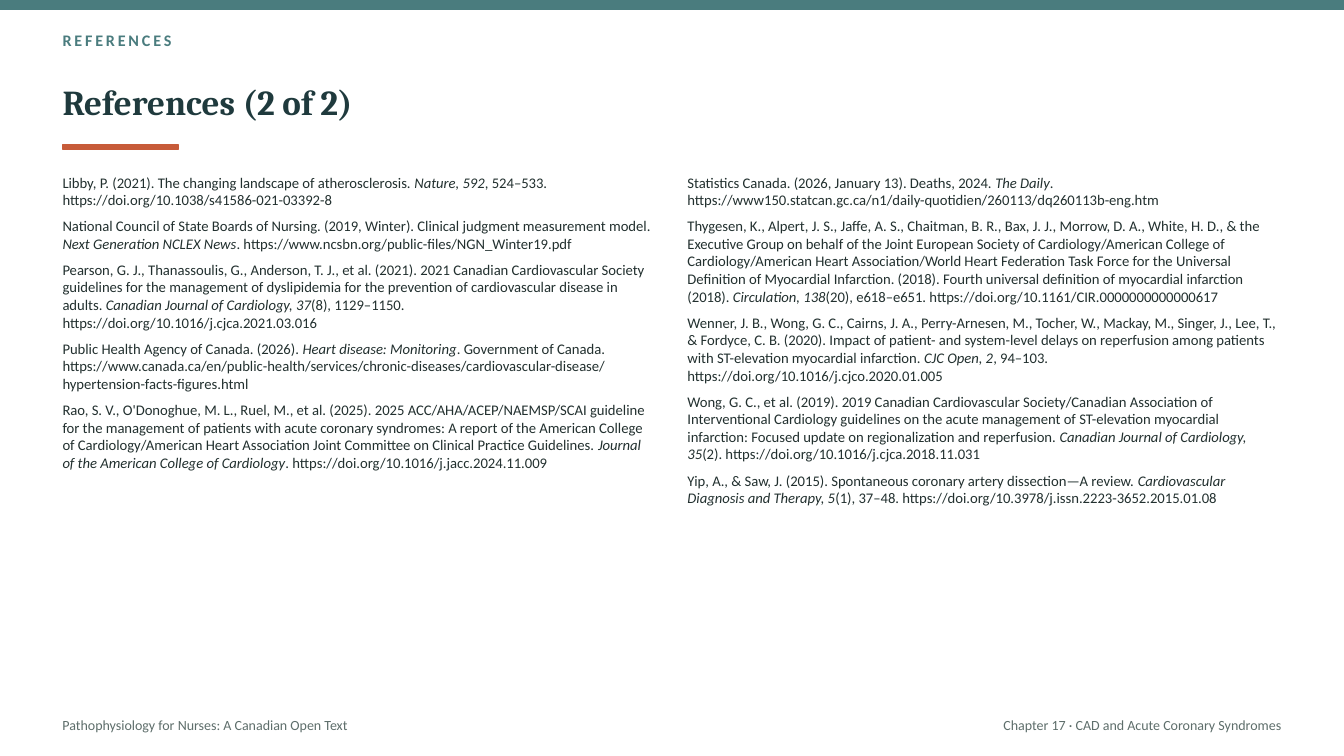
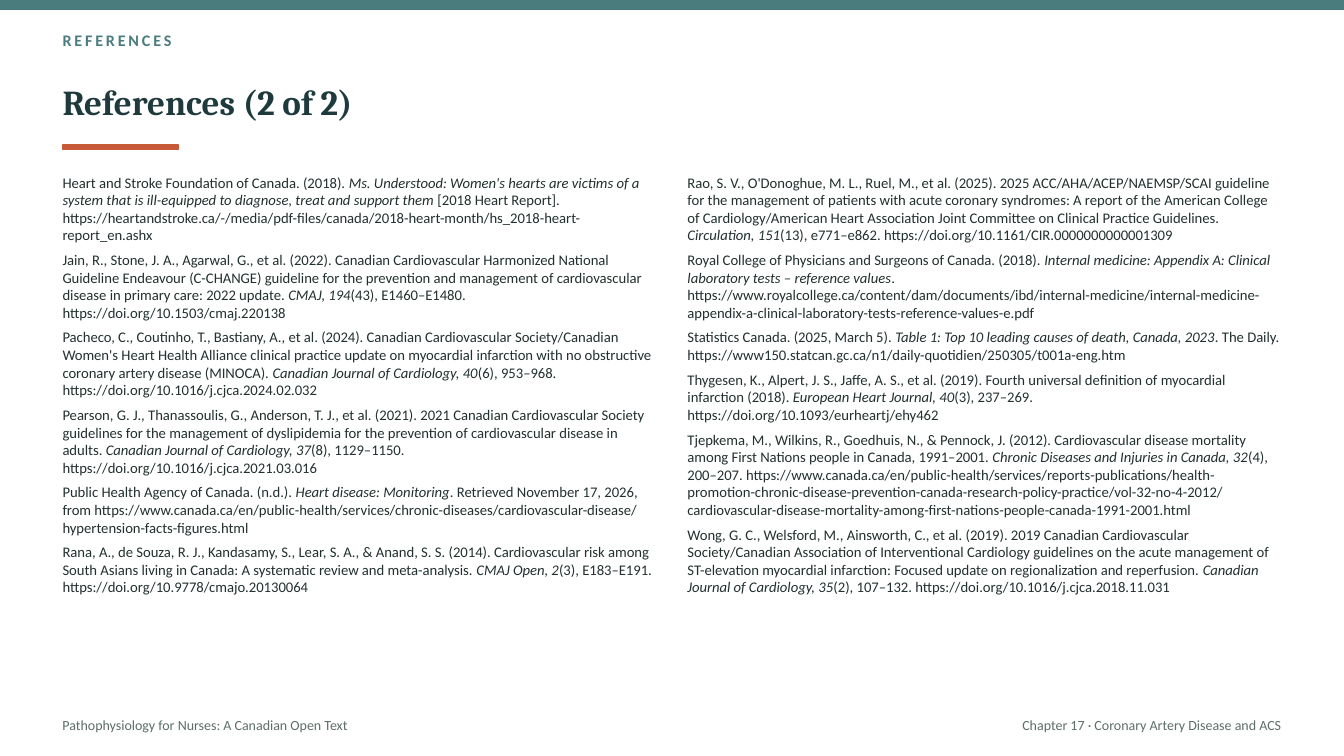
Before and after one commit to andrewleenl/opensourcenursing, a slide deck: slide 54 of Ch17_Coronary_Artery_Disease_and_Acute_Coronary_Syndromes_Lecture_Presentation.pptx (slide 66 before the commit). Drawn at 1344x756 pixels with LibreOffice and Linux fonts; fonts in the diff are those of the drawing. Boxes give left, top, right and bottom in pixels: in the first picture for what was removed or moved away, otherwise in the second. Text is boxed around its words. In the diff, an @@ line names an element or a change of style, - is before the commit and + after.

```diff
--- a/Ch17_Coronary_Artery_Disease_and_Acute_Coronary_Syndromes_Lecture_Presentation.pptx
+++ b/Ch17_Coronary_Artery_Disease_and_Acute_Coronary_Syndromes_Lecture_Presentation.pptx
@@ text at [63, 177, 652, 398]: text changed @@
-Libby, P. (2021). The changing landscape of atherosclerosis. Nature, 592, 524–533. https://doi.org/10.1038/s41586-021-03392-8
-National Council of State Boards of Nursing. (2019, Winter). Clinical judgment measurement model. Next Generation NCLEX News. https://www.ncsbn.org/public-files/NGN_Winter19.pdf
+Heart and Stroke Foundation of Canada. (2018). Ms. Understood: Women's hearts are victims of a system that is ill-equipped to diagnose, treat and support them [2018 Heart Report]. https://heartandstroke.ca/-/media/pdf-files/canada/2018-heart-month/hs_2018-heart-report_en.ashx
+Jain, R., Stone, J. A., Agarwal, G., et al. (2022). Canadian Cardiovascular Harmonized National Guideline Endeavour (C-CHANGE) guideline for the prevention and management of cardiovascular disease in primary care: 2022 update. CMAJ, 194(43), E1460–E1480. https://doi.org/10.1503/cmaj.220138
+Pacheco, C., Coutinho, T., Bastiany, A., et al. (2024). Canadian Cardiovascular Society/Canadian Women's Heart Health Alliance clinical practice update on myocardial infarction with no obstructive coronary artery disease (MINOCA). Canadian Journal of Cardiology, 40(6), 953–968. https://doi.org/10.1016/j.cjca.2024.02.032
@@ text at [687, 177, 1279, 595]: text changed @@
-Statistics Canada. (2026, January 13). Deaths, 2024. The Daily. https://www150.statcan.gc.ca/n1/daily-quotidien/260113/dq260113b-eng.htm
-Thygesen, K., Alpert, J. S., Jaffe, A. S., Chaitman, B. R., Bax, J. J., Morrow, D. A., White, H. D., & the Executive Group on behalf of the Joint European Society of Cardiology/American College of Cardiology/American Heart Association/World Heart Federation Task Force for the Universal Definition of Myocardial Infarction. (2018). Fourth universal definition of myocardial infarction (2018). Circulation, 138(20), e618–e651. https://doi.org/10.1161/CIR.0000000000000617
-Wenner, J. B., Wong, G. C., Cairns, J. A., Perry-Arnesen, M., Tocher, W., Mackay, M., Singer, J., Lee, T., & Fordyce, C. B. (2020). Impact of patient- and system-level delays on reperfusion among patients with ST-elevation myocardial infarction. CJC Open, 2, 94–103. https://doi.org/10.1016/j.cjco.2020.01.005
-Wong, G. C., et al. (2019). 2019 Canadian Cardiovascular Society/Canadian Association of Interventional Cardiology guidelines on the acute management of ST-elevation myocardial infarction: Focused update on regionalization and reperfusion. Canadian Journal of Cardiology, 35(2). https://doi.org/10.1016/j.cjca.2018.11.031
-Yip, A., & Saw, J. (2015). Spontaneous coronary artery dissection—A review. Cardiovascular Diagnosis and Therapy, 5(1), 37–48. https://doi.org/10.3978/j.issn.2223-3652.2015.01.08
+Rao, S. V., O'Donoghue, M. L., Ruel, M., et al. (2025). 2025 ACC/AHA/ACEP/NAEMSP/SCAI guideline for the management of patients with acute coronary syndromes: A report of the American College of Cardiology/American Heart Association Joint Committee on Clinical Practice Guidelines. Circulation, 151(13), e771–e862. https://doi.org/10.1161/CIR.0000000000001309
+Royal College of Physicians and Surgeons of Canada. (2018). Internal medicine: Appendix A: Clinical laboratory tests – reference values. https://www.royalcollege.ca/content/dam/documents/ibd/internal-medicine/internal-medicine-appendix-a-clinical-laboratory-tests-reference-values-e.pdf
+Statistics Canada. (2025, March 5). Table 1: Top 10 leading causes of death, Canada, 2023. The Daily. https://www150.statcan.gc.ca/n1/daily-quotidien/250305/t001a-eng.htm
+Thygesen, K., Alpert, J. S., Jaffe, A. S., et al. (2019). Fourth universal definition of myocardial infarction (2018). European Heart Journal, 40(3), 237–269. https://doi.org/10.1093/eurheartj/ehy462
+Tjepkema, M., Wilkins, R., Goedhuis, N., & Pennock, J. (2012). Cardiovascular disease mortality among First Nations people in Canada, 1991–2001. Chronic Diseases and Injuries in Canada, 32(4), 200–207. https://www.canada.ca/en/public-health/services/reports-publications/health-promotion-chronic-disease-prevention-canada-research-policy-practice/vol-32-no-4-2012/cardiovascular-disease-mortality-among-first-nations-people-canada-1991-2001.html
+Wong, G. C., Welsford, M., Ainsworth, C., et al. (2019). 2019 Canadian Cardiovascular Society/Canadian Association of Interventional Cardiology guidelines on the acute management of ST-elevation myocardial infarction: Focused update on regionalization and reperfusion. Canadian Journal of Cardiology, 35(2), 107–132. https://doi.org/10.1016/j.cjca.2018.11.031
@@ text at [63, 409, 645, 476]: less space between paragraphs @@
@@ text at [63, 486, 652, 595]: text changed @@
-Public Health Agency of Canada. (2026). Heart disease: Monitoring. Government of Canada. https://www.canada.ca/en/public-health/services/chronic-diseases/cardiovascular-disease/hypertension-facts-figures.html
-Rao, S. V., O'Donoghue, M. L., Ruel, M., et al. (2025). 2025 ACC/AHA/ACEP/NAEMSP/SCAI guideline for the management of patients with acute coronary syndromes: A report of the American College of Cardiology/American Heart Association Joint Committee on Clinical Practice Guidelines. Journal of the American College of Cardiology. https://doi.org/10.1016/j.jacc.2024.11.009
+Public Health Agency of Canada. (n.d.). Heart disease: Monitoring. Retrieved November 17, 2026, from https://www.canada.ca/en/public-health/services/chronic-diseases/cardiovascular-disease/hypertension-facts-figures.html
+Rana, A., de Souza, R. J., Kandasamy, S., Lear, S. A., & Anand, S. S. (2014). Cardiovascular risk among South Asians living in Canada: A systematic review and meta-analysis. CMAJ Open, 2(3), E183–E191. https://doi.org/10.9778/cmajo.20130064
@@ text at [1022, 720, 1281, 732]: text changed @@
-Chapter 17 · CAD and Acute Coronary Syndromes
+Chapter 17 · Coronary Artery Disease and ACS
```
Also in this commit, not shown: 7 other slides changed, 47 slides added, 59 slides removed, 1 other file.
